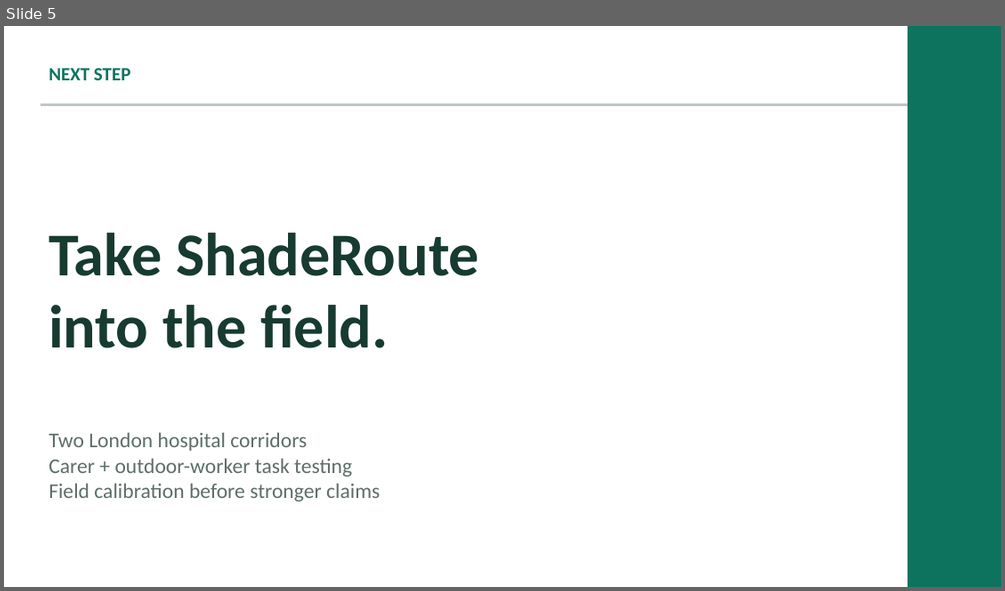
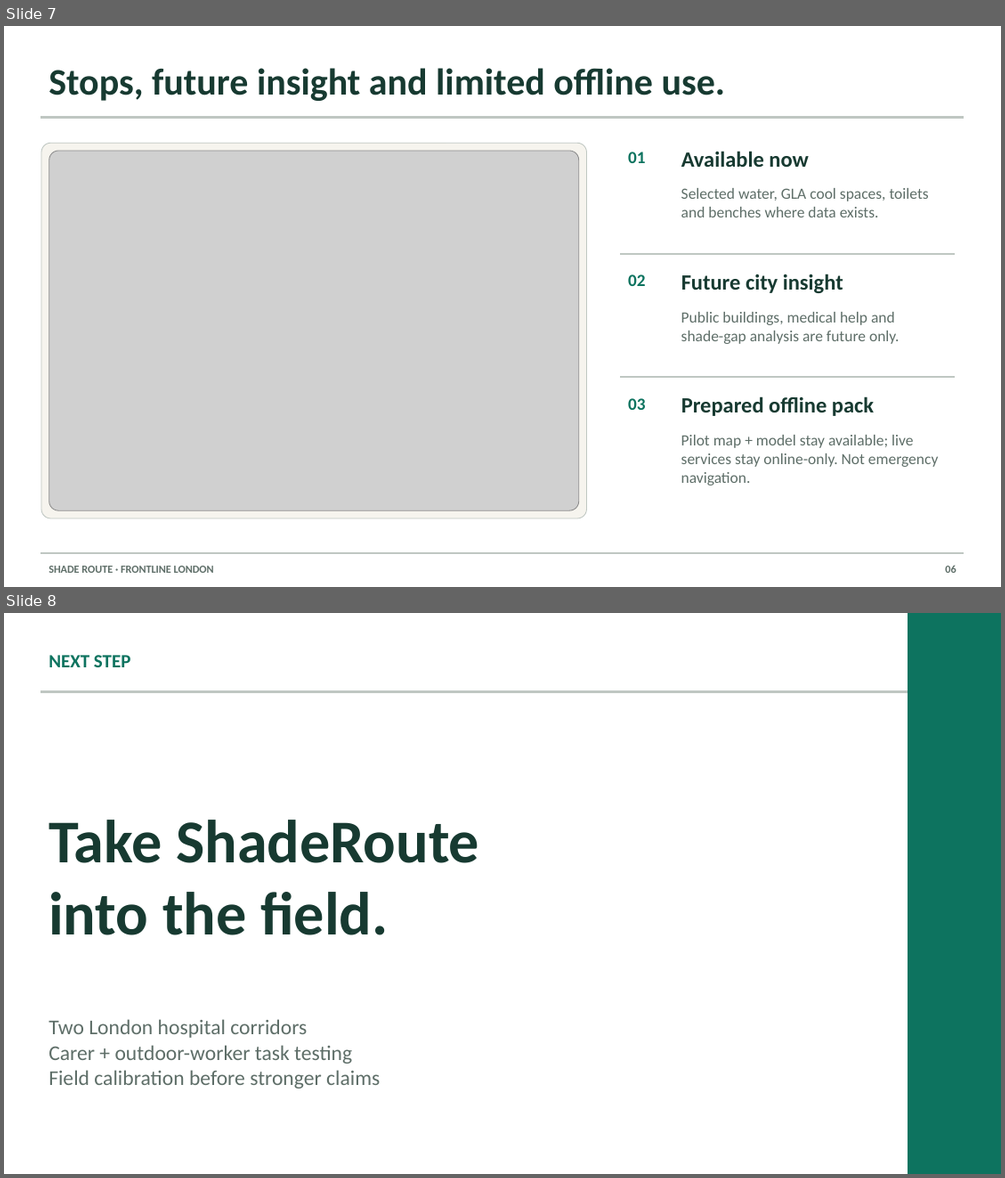
Before and after one commit to MasteraSnackin/shade-route, a slide deck: docs/demo/shaderoute-frontline-london-demo.pptx. Shown one above the other, each under a label of ours: slide 5 before the commit, slides 7 and 8 after it. The pictures are 1005x591 and 1005x1178 pixels, drawn with LibreOffice and Linux fonts; fonts in the diff are those of the drawing; grey boxes stand for pictures. Boxes give left, top, right and bottom in pixels: in the first picture for what was removed or moved away, otherwise in the second. Text is boxed around its words. In the diff, an @@ line names an element or a change of style, - is before the commit and + after.

```diff
--- a/docs/demo/shaderoute-frontline-london-demo.pptx
+++ b/docs/demo/shaderoute-frontline-london-demo.pptx
@@ slide 7 added at <box>4,26,1001,587</box>, background #FFFFFF @@
@@ text added at <box>48,68,726,101</box>, 36 pt, text #173A31, bold @@
+Stops, future insight and limited offline use.
@@ rectangle added at <box>41,117,963,118</box>, fill #BFC7C2, outline #BFC7C2 0 pt @@
@@ rounded rectangle added at <box>41,143,587,518</box>, fill #F6F4EE, outline #BFC7C2 0.75 pt @@
@@ picture added at <box>48,151,578,510</box> @@
@@ text added at <box>628,151,645,163</box>, 16.5 pt, text #0D735F, bold @@
+01
@@ text added at <box>681,151,809,167</box>, 21 pt, text #173A31, bold @@
+Available now
@@ text added at <box>681,188,929,217</box>, 15 pt, text #5E6E68 @@
+Selected water, GLA cool spaces, toilets and benches where data exists.
@@ rectangle added at <box>621,253,955,254</box>, fill #BFC7C2, outline #BFC7C2 0 pt @@
@@ text added at <box>628,274,645,286</box>, 16.5 pt, text #0D735F, bold @@
+02
@@ text added at <box>681,273,843,293</box>, 21 pt, text #173A31, bold @@
+Future city insight
@@ text added at <box>681,312,899,344</box>, 15 pt, text #5E6E68 @@
+Public buildings, medical help and shade-gap analysis are future only.
@@ rectangle added at <box>621,377,955,378</box>, fill #BFC7C2, outline #BFC7C2 0 pt @@
@@ text added at <box>628,398,645,410</box>, 16.5 pt, text #0D735F, bold @@
+03
@@ text added at <box>681,396,874,416</box>, 21 pt, text #173A31, bold @@
+Prepared offline pack
@@ text added at <box>681,435,938,485</box>, 15 pt, text #5E6E68 @@
+Pilot map + model stay available; live services stay online-only. Not emergency navigation.
@@ rectangle added at <box>41,553,963,553</box>, fill #BFC7C2, outline #BFC7C2 0 pt @@
@@ text added at <box>48,565,214,572</box>, 10.5 pt, text #5E6E68, bold @@
+SHADE ROUTE · FRONTLINE LONDON
@@ text added at <box>945,564,955,572</box>, 10.5 pt, text #5E6E68, bold @@
+06
@@ what was slide 5 is now slide 8 @@
```
Also in this commit, not shown: 3 slides changed, 2 other slides added, 4 other files.
